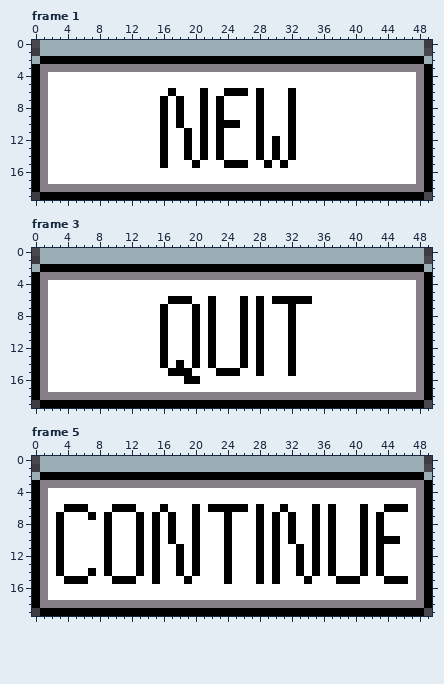
File history of a pixel-art file, data/main_menu_ui.ase. The picture above is the old version.
50x20 pixels, 6 frames. Shown: frame 1, frame 3, frame 5. The commit also changed other frames, which this record leaves out.
Now the later version:
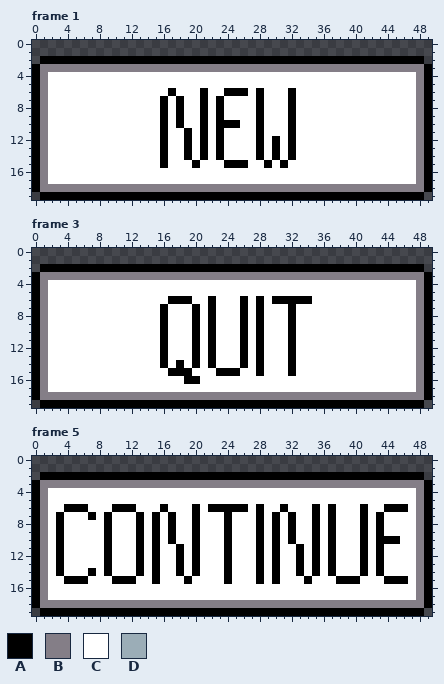
Palette (. is transparent): A #000000  B #847e87  C #ffffff  D #9badb7
Change:
Frame 1, layer "Layer 1":
Colour D is removed in rows 0 to 1 at x 1 to 48; in row 2 at x 0 and 49.
Frame 3, layer "Layer 1": the same change as frame 1
Frame 5, layer "Layer 1": the same change as frame 1
